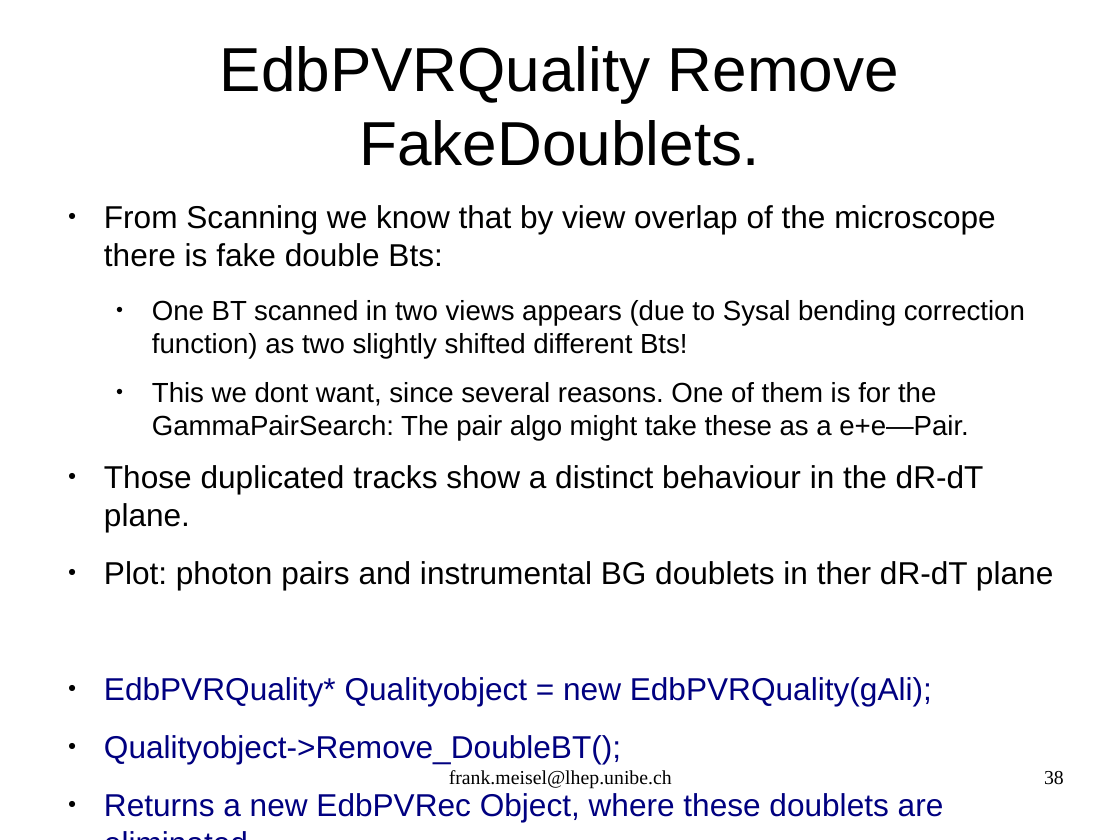
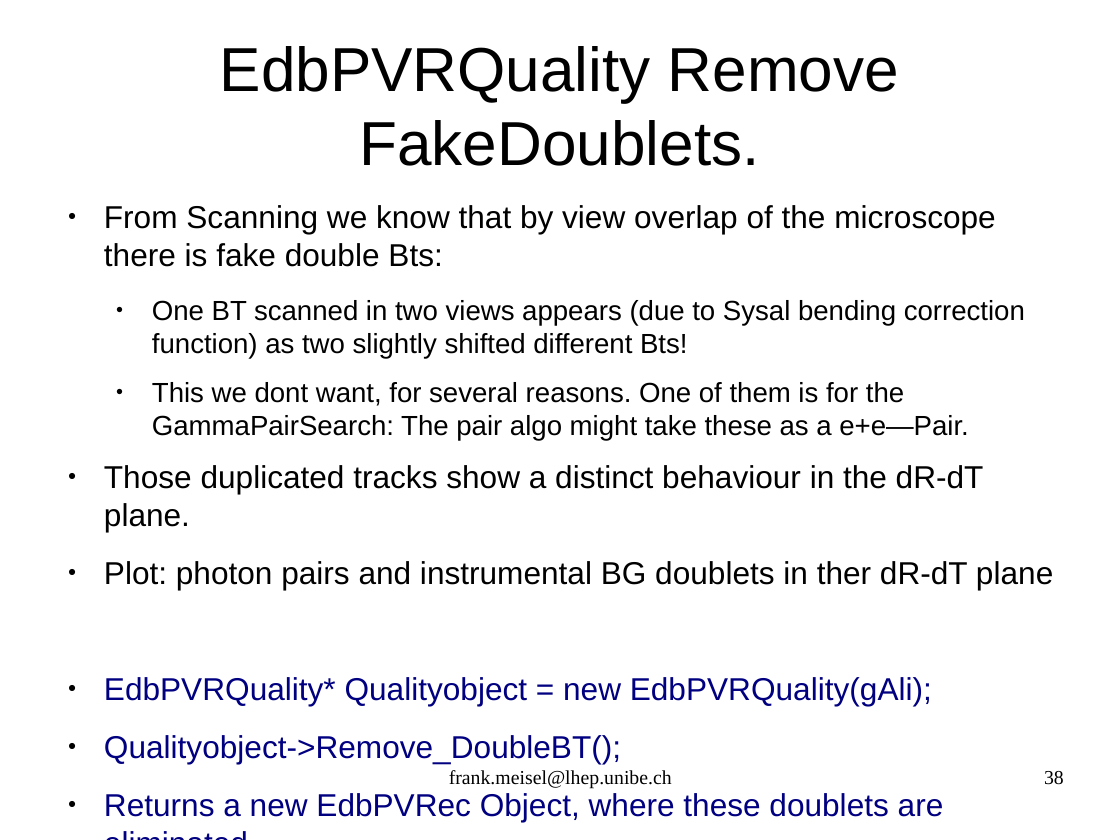
Before and after one commit to antonioiuliano2/fedra, a slide deck: slide 38 of src/libShower/documentation/libShowerMANUAL.odp. Drawn at 1120x840 pixels with LibreOffice and Linux fonts; fonts in the diff are those of the drawing. Boxes give left, top, right and bottom in pixels: in the first picture for what was removed or moved away, otherwise in the second. Text is boxed around its words. In the diff, an @@ line names an element or a change of style, - is before the commit and + after.

```diff
--- a/src/libShower/documentation/libShowerMANUAL.odp
+++ b/src/libShower/documentation/libShowerMANUAL.odp
@@ text at box(152, 382, 968, 440): text changed @@
-  ● This we dont want, since several reasons. One of them is for the GammaPairSearch: The pair algo might take these as a e+e—Pair.
+  ● This we dont want, for several reasons. One of them is for the GammaPairSearch: The pair algo might take these as a e+e—Pair.
```
Also in this commit, not shown: 1 other slide changed, 2 slides added, 3 other files.
